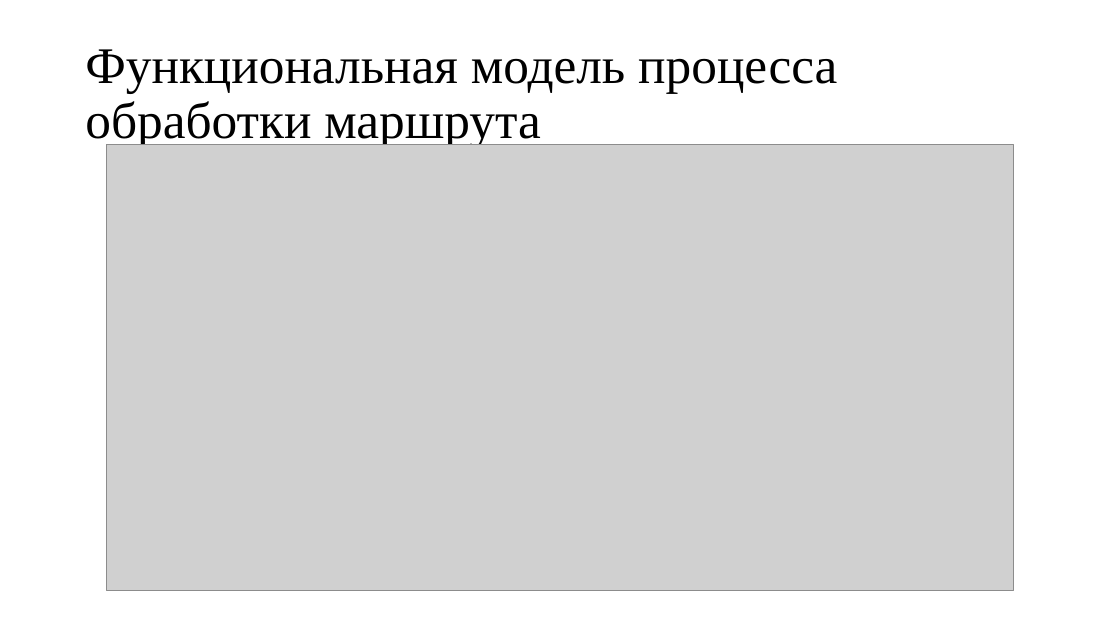
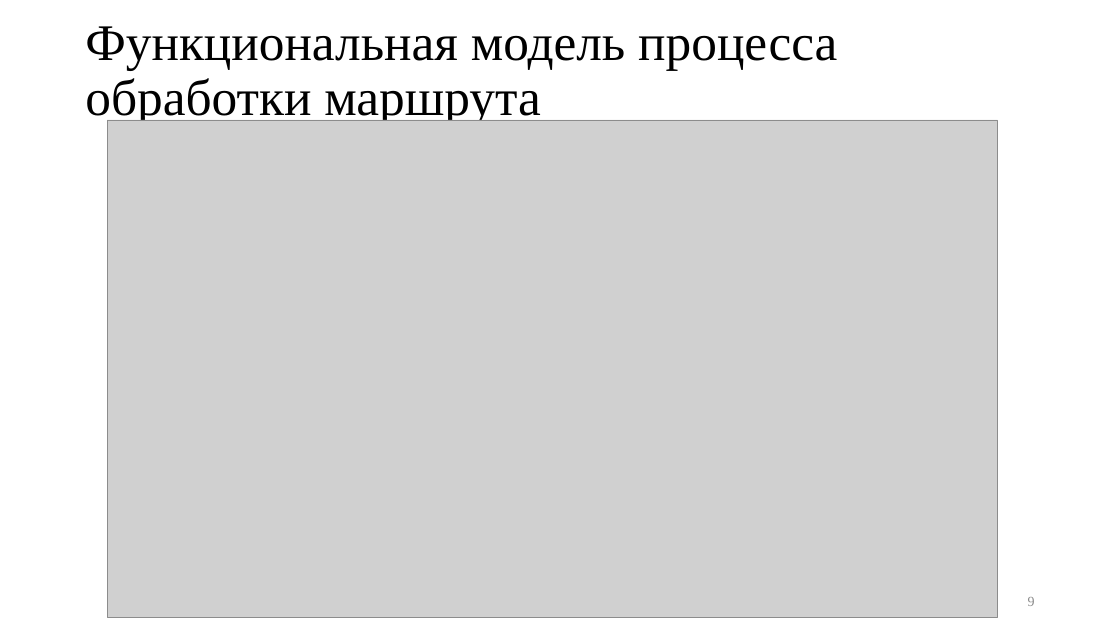
Before and after one commit to kaedvann/TrackFilter, a slide deck: slide 9 of docs/thesis/thesis.pptx (slide 7 before the commit). Drawn at 1120x630 pixels with LibreOffice and Linux fonts; fonts in the diff are those of the drawing; grey boxes stand for pictures. Boxes give left, top, right and bottom in pixels: in the first picture for what was removed or moved away, otherwise in the second. Text is boxed around its words. In the diff, an @@ line names an element or a change of style, - is before the commit and + after.

```diff
--- a/docs/thesis/thesis.pptx
+++ b/docs/thesis/thesis.pptx
@@ title "Функциональная модель процесса обработки маршрута": place and size @@
-title "Функциональная модель процесса обработки маршрута" at [85, 49, 837, 149]
+title "Функциональная модель процесса обработки маршрута" at [85, 26, 837, 126]
@@ picture: place and size @@
-picture at [106, 145, 1013, 591]
+picture at [108, 120, 998, 618]
@@ page number added at [1028, 597, 1035, 606], 12 pt, text #8C8C8C @@
+9
```
Also in this commit, not shown: 5 other slides changed, 9 slides added, 3 slides removed, 10 other files.
